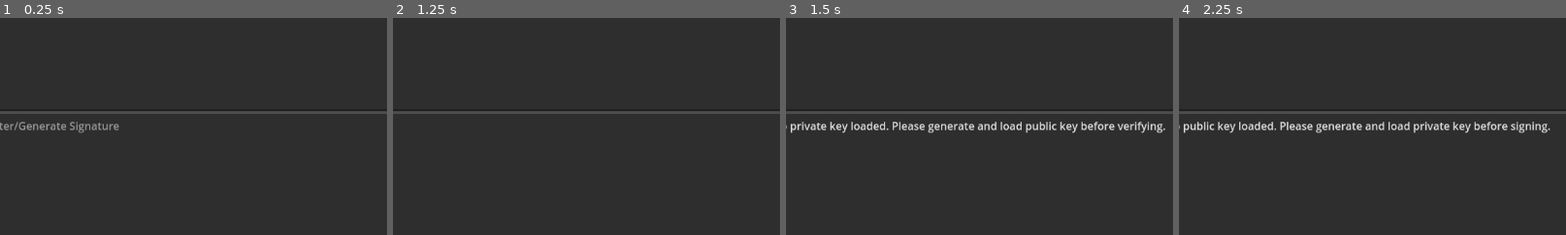
Above: before the commit, frames 1-4 (left to right).
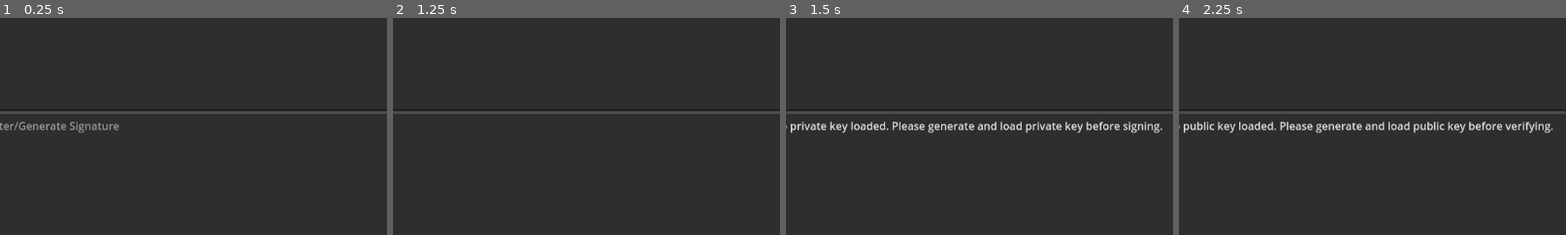
Above: after the commit, the same moments.

Repository: Kintar/godot_RSA_signature_example
Game: Godot game, scene res://main.tscn
Two runs of this game, one before a commit and one after it. Both use one fixed random seed, a clock stepped at 60 frames per second and the inputs below.
Inputs (mouse positions are % of the whole screen's width and height, from its top left):
- Up to frame 1 (0.25 s): no input
- Up to frame 2 (1.25 s): click (56, 33) at 0.52 s; type "Alex" at 0.6 s; click (56, 83) at 0.75 s; type "12" at 0.83 s
- Up to frame 3 (1.5 s): click "Sign Message" at 1.25 s
- Up to frame 4 (2.25 s): click "Verify Signature" at 2 s
The pictures show only the part of the screen within x 15-65%, y 45-95%; the shares and areas given below are measured in that part.

Frames 1-2 are identical in both runs. In frame 3, 0.9% of the frame differs, in the area x 63-98%, y 47-54%; in frame 4, 0.9%.

Commit message:
Fixed null key error messages for signing and verification

Diff:
--- a/main.gd
+++ b/main.gd
@@ -63,7 +63,7 @@
 
 func _on_btn_sign_pressed() -> void:
 	if privateKey == null:
-		sig.text = "No private key loaded. Please generate and load public key before verifying."
+		sig.text = "No private key loaded. Please generate and load private key before signing."
 		return
 
 	var digest := get_message_digest()
@@ -105,7 +105,7 @@
 
 func _on_btn_verify_pressed() -> void:
 	if publicKey == null:
-		sig.text = "No public key loaded. Please generate and load private key before signing. "
+		sig.text = "No public key loaded. Please generate and load public key before verifying."
 		return
 
 	var clearText := msg.text
